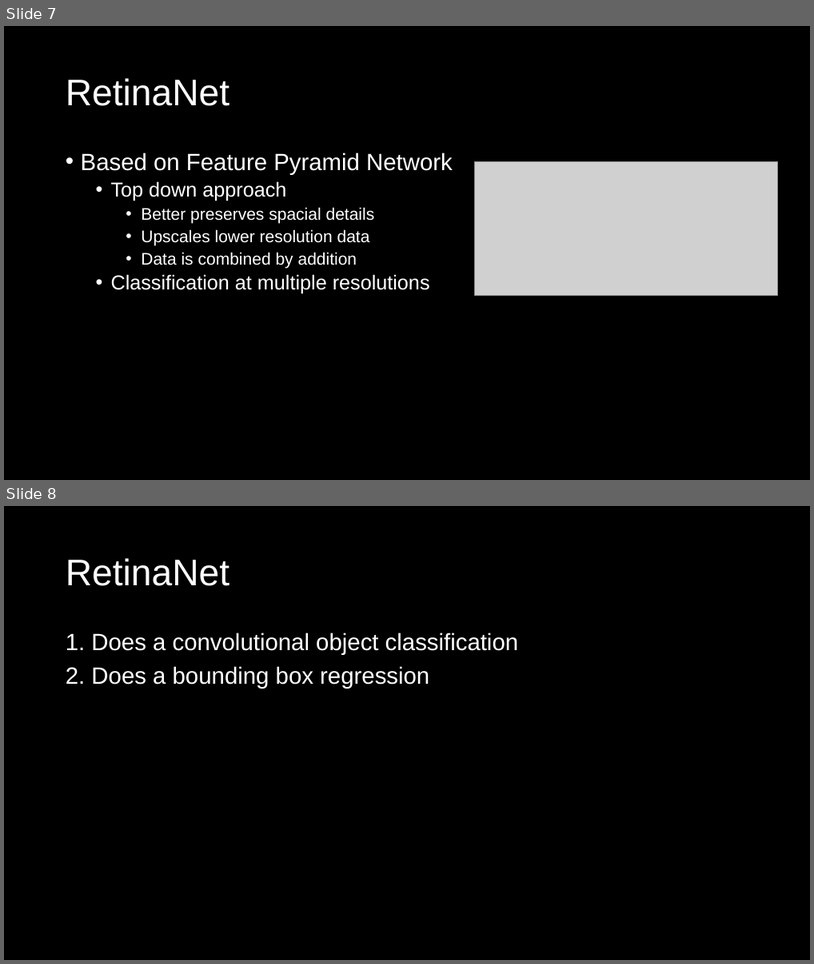
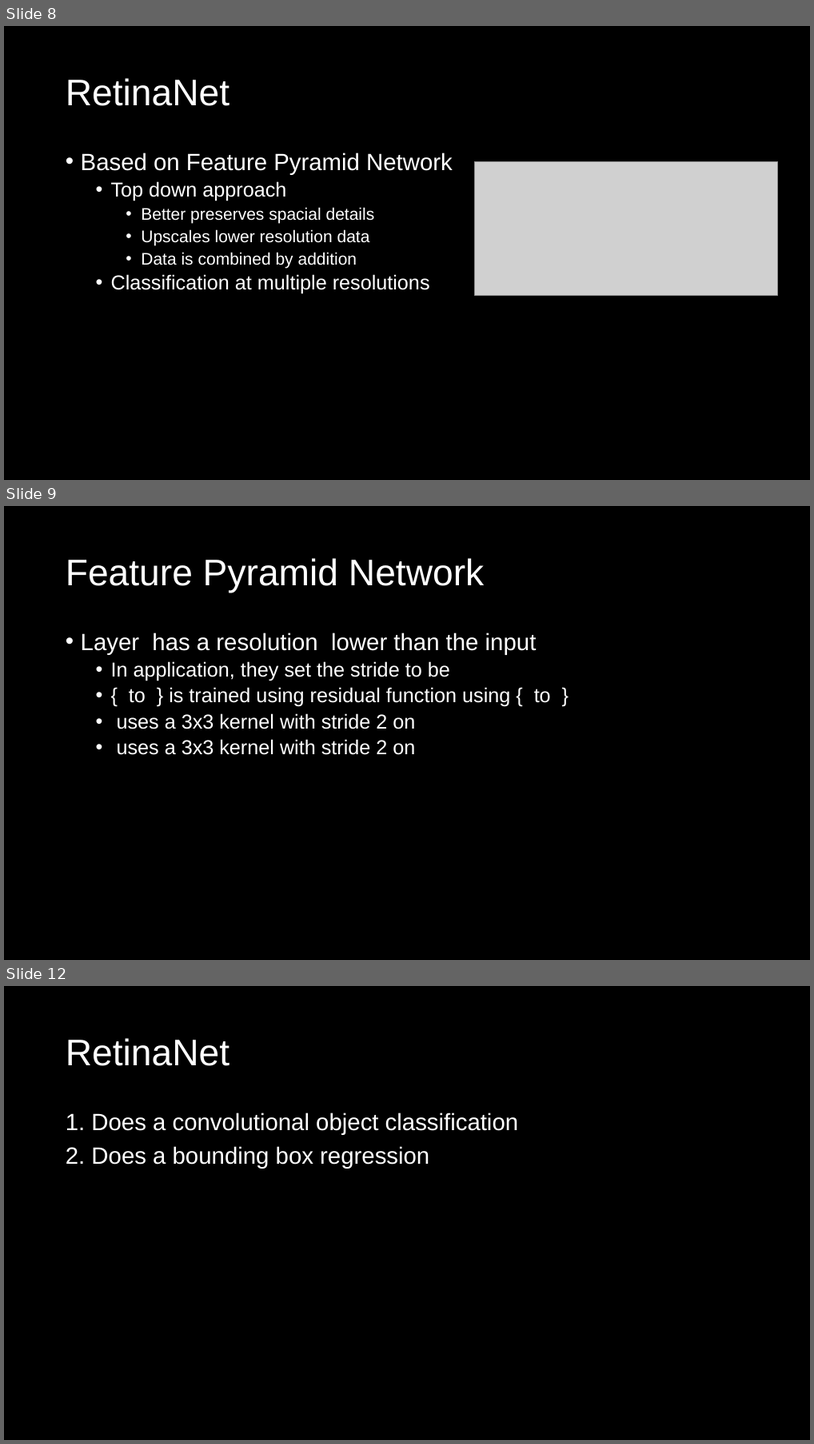
Before and after one commit to DuenoHfao/mlrp, a slide deck: Focal loss for dense object detection.pptx. Shown one above the other, each under a label of ours: slides 7 and 8 before the commit, slides 8, 9 and 12 after it; the slides between them are not shown. The pictures are 814x964 and 814x1444 pixels, drawn with LibreOffice and Linux fonts; fonts in the diff are those of the drawing; grey boxes stand for pictures. Boxes give left, top, right and bottom in pixels: in the first picture for what was removed or moved away, otherwise in the second. Text is boxed around its words. In the diff, an @@ line names an element or a change of style, - is before the commit and + after.

Commit message:
0036

```diff
--- a/Focal loss for dense object detection.pptx
+++ b/Focal loss for dense object detection.pptx
@@ slide 9 added at (4,506,810,960), background #000000 @@
@@ title added at (66,558,484,593), 44 pt, text #FFFFFF @@
+Feature Pyramid Network
@@ text added at (81,632,551,755), 24 pt, text #FFFFFF @@
+• Layer has a resolution lower than the input
+  • In application, they set the stride to be
+  • { to } is trained using residual function using { to }
+  • uses a 3x3 kernel with stride 2 on
+  • uses a 3x3 kernel with stride 2 on
@@ what was slide 7 is now slide 8 @@
@@ what was slide 8 is now slide 12 @@
```
Also in this commit, not shown: 1 other slide added.
